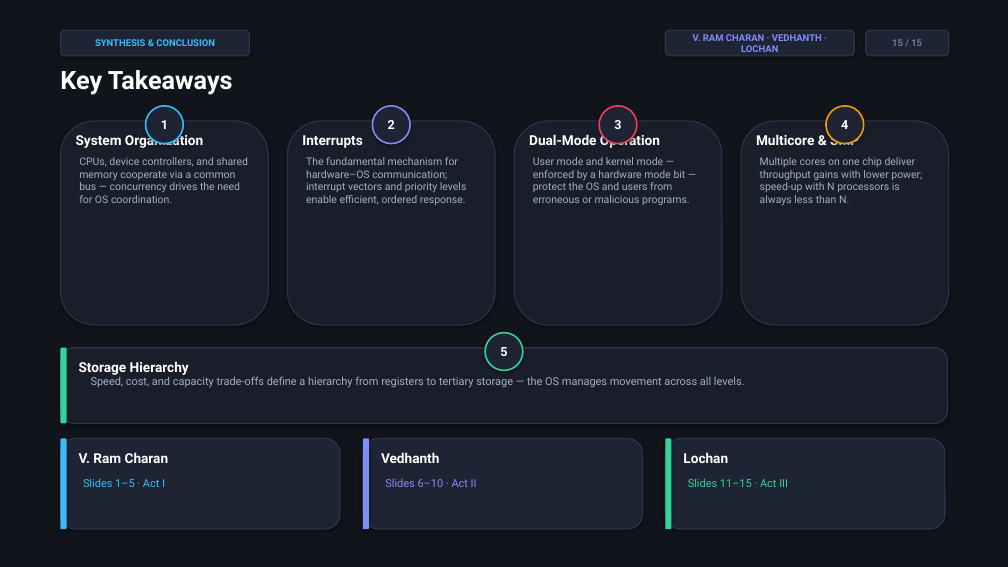
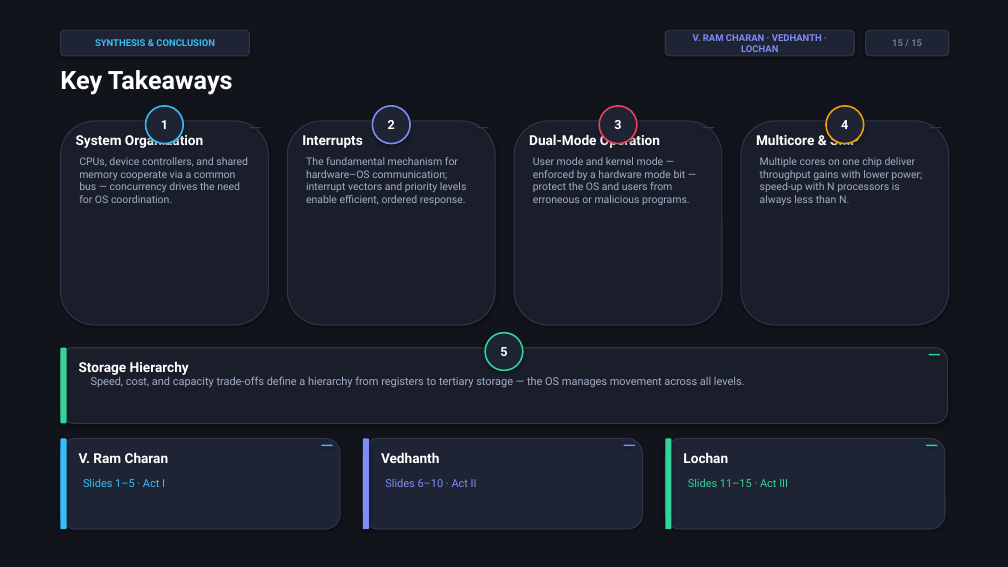
Before and after one commit to vangaramcharan2007-del/alfred, a slide deck: slide 15 of computer_system_architecture.pptx. Drawn at 1008x567 pixels with LibreOffice and Linux fonts; fonts in the diff are those of the drawing. Boxes give left, top, right and bottom in pixels: in the first picture for what was removed or moved away, otherwise in the second. Text is boxed around its words. In the diff, an @@ line names an element or a change of style, - is before the commit and + after.

```diff
--- a/computer_system_architecture.pptx
+++ b/computer_system_architecture.pptx
@@ rectangle added at (x1=929, y1=354, x2=940, y2=355), fill #34D399 @@
@@ rectangle added at (x1=321, y1=445, x2=333, y2=446), fill #38BDF8 @@
@@ rectangle added at (x1=624, y1=445, x2=635, y2=446), fill #818CF8 @@
@@ rectangle added at (x1=926, y1=445, x2=938, y2=446), fill #34D399 @@
```
Also in this commit, not shown: 14 other slides changed, 9 other files.
